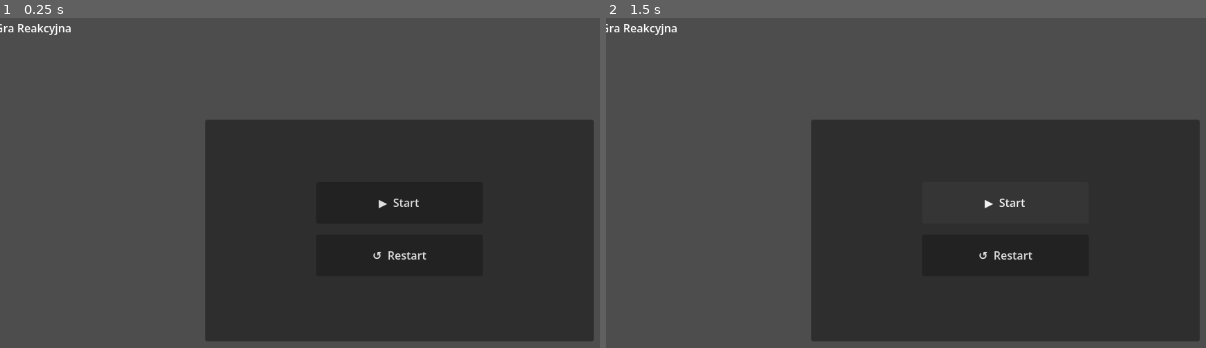
Above: before the commit, frames 1-2 (left to right).
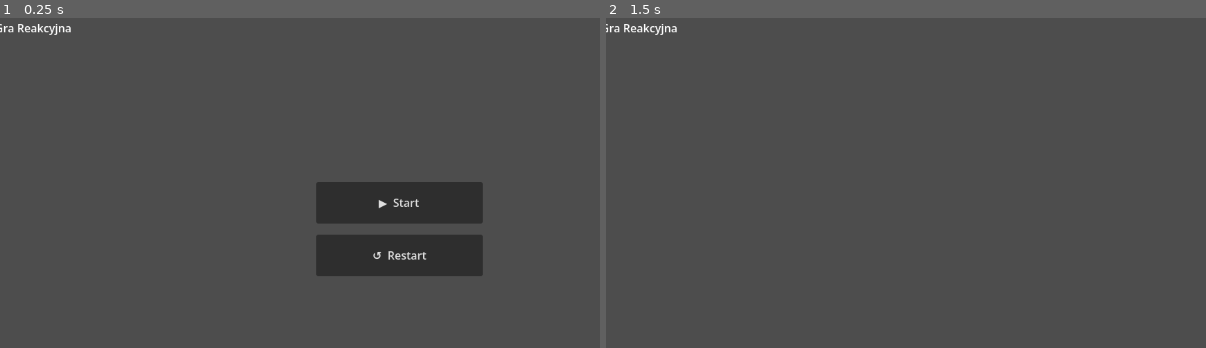
Above: after the commit, the same moments.

Repository: XMefilesX/Rehagame
Game: Godot game, scene res://main.tscn
Two runs of this game, one before a commit and one after it. Both use one fixed random seed, a clock stepped at 60 frames per second and the inputs below.
Inputs (mouse positions are in pixels of both pictures, inside the frame that each line leads up to):
- Up to frame 1 (0.25 s): no input
- Up to frame 2 (1.5 s): click "▶ Start" at 0.5 s; click (1008, 202) at 1.25 s, where only the run before the commit has a clickable "▶ Start"

The runs differ from the first frame. In frame 1, 36% of the frame differs, in the area x 34-99%, y 30-98%; in frame 2, 40%.
Error before the commit: Parse Error: Static function "get_open_error_description()" not found in base "GDScriptNativeClass". (res://main.gd:171)
Error after the commit: Trying to assign value of type 'Node2D' to a variable of type 'target.gd'. (res://main.gd:96)

Commit message:
wersja 3.1

Diff:
--- a/main.gd
+++ b/main.gd
@@ -29,8 +29,8 @@
 @onready var label_wynik: Label      = $UI/Panel/LabelWynik
 @onready var label_punkty: Label     = $UI/Panel/LabelPunkty
 @onready var menu: CanvasLayer       = $Menu
-@onready var btn_start: Button       = $Menu/Start
-@onready var btn_restart: Button     = $Menu/Restart
+@onready var btn_start: Button       = $Menu/VBoxMenuContainer/Start
+@onready var btn_restart: Button     = $Menu/VBoxMenuContainer/Restart
 
 # ===========================================================
 # ZASOBY
@@ -153,11 +153,11 @@
 # ===========================================================
 func _save_session(average: float) -> void:
 	var session: Dictionary = {
-		"date":              Time.get_datetime_string_from_system(),
-		"hits":              hits,
-		"score":             score,
-		"average_reaction":  snappedf(average, 0.01),
-		"duration_s":        SESSION_DURATION
+		"date": Time.get_datetime_string_from_system(),
+		"hits": hits,
+		"score": score,
+		"average_reaction": snappedf(average, 0.01),
+		"duration_s": SESSION_DURATION
 	}
 
 	var sessions: Array = _load_sessions()
@@ -167,8 +167,10 @@
 	if file:
 		file.store_string(JSON.stringify(sessions, "\t"))
 		file.close()
+		print("✅ Sesja zapisana do user://sessions.json")
 	else:
-		push_warning("Main: nie można zapisać sesji – " + FileAccess.get_open_error_description(FileAccess.get_open_error()))
+		var err := FileAccess.get_open_error()
+		push_warning("Main: nie można zapisać sesji – " + error_string(err))
 
 func _load_sessions() -> Array:
 	if not FileAccess.file_exists("user://sessions.json"):
--- a/main.tscn
+++ b/main.tscn
@@ -14,7 +14,7 @@
 color = Color(0.08, 0.08, 0.12, 1)
 
 [node name="LabelTytul" type="Label" parent="Tlo" unique_id=1746373460]
-anchors_preset = 5
+layout_mode = 0
 anchor_left = 0.5
 anchor_right = 0.5
 offset_left = -200.0
@@ -44,33 +44,34 @@
 grow_vertical = 2
 
 [node name="LabelSredni" type="Label" parent="UI/Panel" unique_id=1014504088]
-anchors_preset = 1
+layout_mode = 1
+anchors_preset = 10
 anchor_right = 1.0
 offset_left = 20.0
 offset_top = 20.0
 offset_right = -20.0
 offset_bottom = 50.0
-layout_mode = 1
 
 [node name="LabelTrafienia" type="Label" parent="UI/Panel" unique_id=102674652]
-anchors_preset = 1
+layout_mode = 1
+anchors_preset = 10
 anchor_right = 1.0
 offset_left = 20.0
 offset_top = 60.0
 offset_right = -20.0
 offset_bottom = 90.0
-layout_mode = 1
 
 [node name="LabelPunkty" type="Label" parent="UI/Panel" unique_id=987654321]
-anchors_preset = 1
+layout_mode = 1
+anchors_preset = 10
 anchor_right = 1.0
 offset_left = 20.0
 offset_top = 100.0
 offset_right = -20.0
 offset_bottom = 130.0
-layout_mode = 1
 
 [node name="LabelWynik" type="Label" parent="UI/Panel" unique_id=382216536]
+layout_mode = 1
 anchors_preset = 5
 anchor_left = 0.5
 anchor_right = 0.5
@@ -78,7 +79,6 @@
 offset_top = 145.0
 offset_right = 120.0
 offset_bottom = 185.0
-layout_mode = 1
 horizontal_alignment = 1
 
 [node name="Menu" type="CanvasLayer" parent="." unique_id=144992789]
@@ -99,10 +99,12 @@
 
 [node name="Start" type="Button" parent="Menu/VBoxMenuContainer" unique_id=1358806938]
 custom_minimum_size = Vector2(240, 60)
+layout_mode = 2
 text = "▶  Start"
 
 [node name="Restart" type="Button" parent="Menu/VBoxMenuContainer" unique_id=1945557260]
 custom_minimum_size = Vector2(240, 60)
+layout_mode = 2
 text = "↺  Restart"
 
 [connection signal="timeout" from="SpawnTimer" to="." method="_on_spawn_timer_timeout"]
--- a/target.tscn
+++ b/target.tscn
@@ -9,7 +9,6 @@
 
 [node name="Area2D" type="Area2D" parent="." unique_id=2007281362]
 script = ExtResource("1_t2jmu")
-input_pickable = true
 
 [node name="CollisionShape2D" type="CollisionShape2D" parent="Area2D" unique_id=1320086893]
 shape = SubResource("RectangleShape2D_e1yvt")
